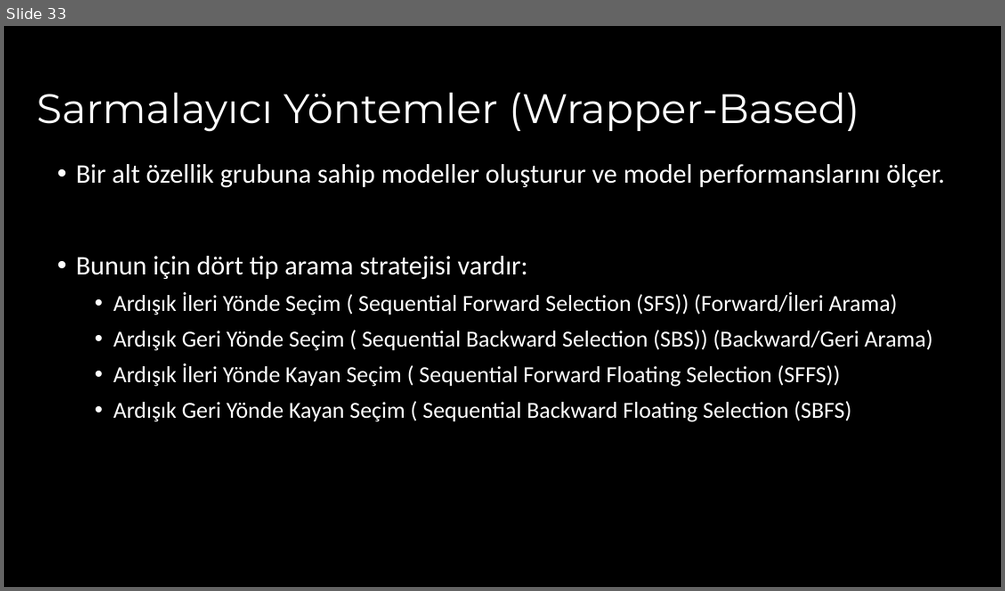
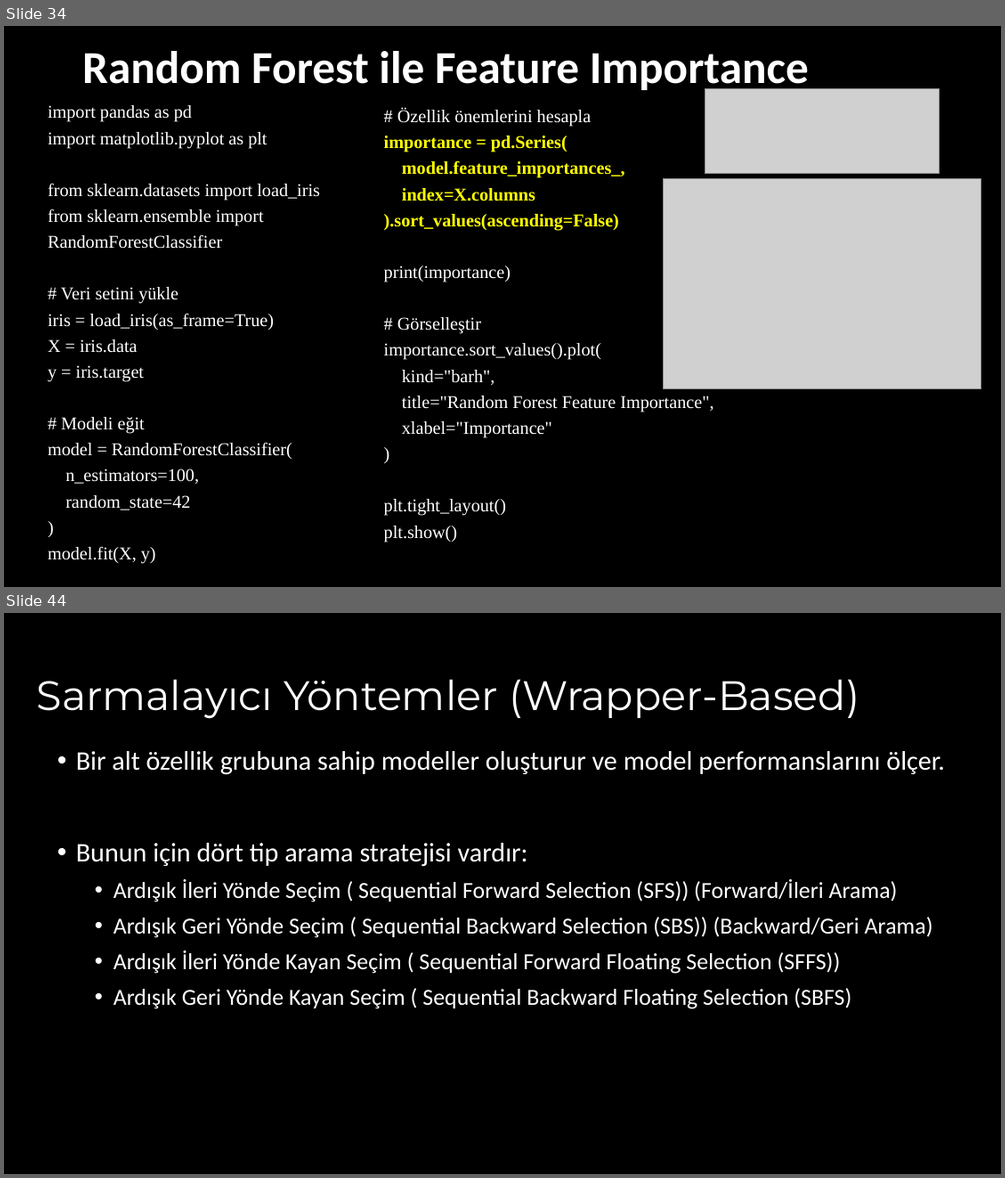
Before and after one commit to akaraci/Makine-Ogrenmesi, a slide deck: Sunular/MÖT-Hafta-5 - Feature_Selection_and_Extraction.pptx. Shown one above the other, each under a label of ours: slide 33 before the commit, slides 34 and 44 after it; the slides between them are not shown. The pictures are 1005x591 and 1005x1178 pixels, drawn with LibreOffice and Linux fonts; fonts in the diff are those of the drawing; grey boxes stand for pictures. Boxes give left, top, right and bottom in pixels: in the first picture for what was removed or moved away, otherwise in the second. Text is boxed around its words. In the diff, an @@ line names an element or a change of style, - is before the commit and + after.

```diff
--- a/Sunular/MÖT-Hafta-5 - Feature_Selection_and_Extraction.pptx
+++ b/Sunular/MÖT-Hafta-5 - Feature_Selection_and_Extraction.pptx
@@ slide 34 added at [4, 26, 1001, 587], background #000000 @@
@@ title added at [82, 51, 809, 94], 33 pt, text #FFFFFF, bold @@
+Random Forest ile Feature Importance
@@ text added at [48, 105, 320, 563], 13 pt, text #FFFFFF @@
+import pandas as pd
+import matplotlib.pyplot as plt
+from sklearn.datasets import load_iris
+from sklearn.ensemble import RandomForestClassifier
+# Veri setini yükle
+iris = load_iris(as_frame=True)
+X = iris.data
+y = iris.target
+# Modeli eğit
+model = RandomForestClassifier(
+n_estimators=100,
+random_state=42
+)
+model.fit(X, y)
@@ picture added at [704, 89, 939, 174] @@
@@ text added at [384, 109, 713, 541], 13 pt, text #FFFFFF @@
+# Özellik önemlerini hesapla
+importance = pd.Series(
+model.feature_importances_,
+index=X.columns
+).sort_values(ascending=False)
+print(importance)
+# Görselleştir
+importance.sort_values().plot(
+kind="barh",
+title="Random Forest Feature Importance",
+xlabel="Importance"
+)
+plt.tight_layout()
+plt.show()
@@ picture added at [663, 178, 981, 388] @@
@@ what was slide 33 is now slide 44 @@
```
Also in this commit, not shown: 10 other slides added.
